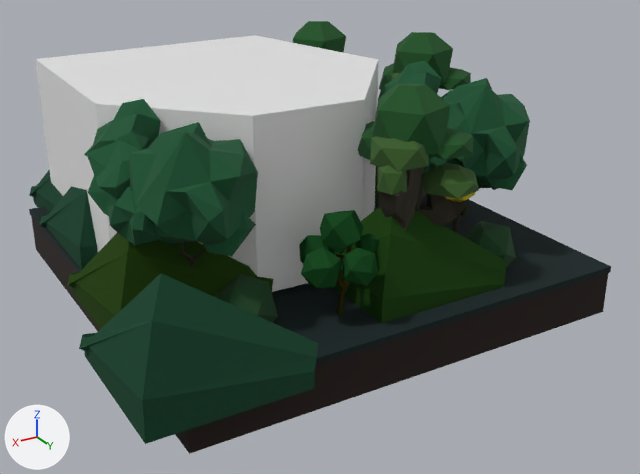
The Blender file Blender Files/smfm room 2.blend: old version first, new version second.
The view is the same before and after, from a 50 mm lens placed at (6.62, 11.74, 7.05), pointed at (-0.17, 0.42, 1.39). Arrows for +X, +Y and +Z are at lower left; the lights stay in place.
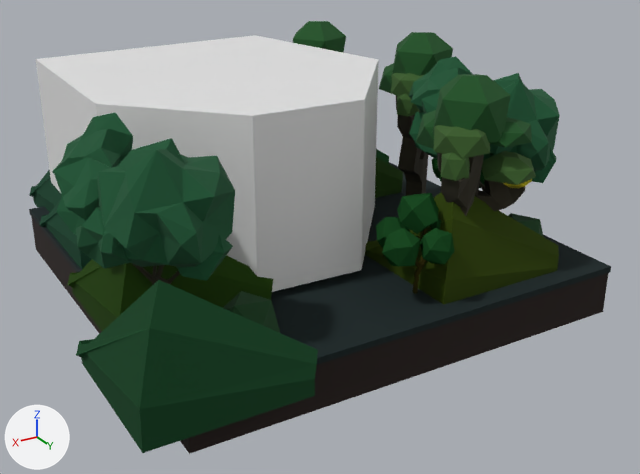
The change, as a list of edits to the scene's bpy script:
```text
Change ob_bush:
    ob_bush.location: (-1.92, 2.45, 1.53) -> (-2.54, 2.45, 1.53)
Change ob_bush_001:
    ob_bush_001.location: (2.1, 2.24, 1.53) -> (2.31, 2.71, 1.53)
Change ob_trunk:
    ob_trunk.location: (4.689, 0.0, 0.0) -> (7.385, 0.0, 0.0)
Change ob_crown:
    ob_crown.location: (4.354, 4.206, 9.525) -> (7.05, 4.206, 9.525)
Change ob_trunk_001:
    ob_trunk_001.location: (-15.47, 0.0, 0.0) -> (-17.85, -2.042, 0.0)
Change ob_crown_001:
    ob_crown_001.location: (-15.81, 4.206, 9.525) -> (-18.19, 2.165, 9.525)
Change ob_icosphere_010:
    ob_icosphere_010.location: (-2.659, -6.44, 3.508) -> (-0.867, -6.44, 3.508)
Change ob_icosphere_012:
    ob_icosphere_012.location: (-3.557, -7.691, 3.141) -> (-1.765, -7.691, 3.141)
Change ob_icosphere_013:
    ob_icosphere_013.location: (-1.717, -7.797, 2.557) -> (0.0746, -7.797, 2.557)
Change ob_icosphere_014:
    ob_icosphere_014.location: (-1.887, -7.681, 2.76) -> (-0.0952, -7.681, 2.76)
Change ob_icosphere_015:
    ob_icosphere_015.location: (-2.053, -7.599, 3.701) -> (-0.261, -7.599, 3.701)
Change ob_icosphere_016:
    ob_icosphere_016.location: (-3.196, -7.444, 3.658) -> (-1.405, -7.444, 3.658)
Change ob_icosphere_017:
    ob_icosphere_017.location: (-2.744, -7.173, 4.133) -> (-0.953, -7.173, 4.133)
Change ob_cube_001:
    ob_cube_001.location: (-2.744, -7.173, 0.0836) -> (-0.953, -7.173, 0.0836)
Change ob_cube_004:
    ob_cube_004.location: (3.03, 2.74, 1.11) -> (3.11, 2.88, 1.11)
Change ob_cube_016:
    ob_cube_016.location: (-0.55, 2.09, 1.11) -> (-1.61, 2.09, 1.11)
Change ob_trunk_002:
    ob_trunk_002.location: (0.19, 0.0, 0.377) -> (0.989, 0.0, 0.377)
```

Changed parts and their boxes (x1, y1, x2, y2) in the pictures (640 x 474 px):
'Cube.004', moved: before (79, 273, 318, 444); after (76, 280, 318, 453)
'Crown.001', moved: before (84, 99, 258, 257); after (52, 113, 235, 281)
'Cube.016', moved: before (332, 207, 506, 323); after (365, 193, 559, 304)
'Crown', moved: before (378, 61, 530, 190); after (409, 56, 560, 183)
'Icosphere.017', moved: before (370, 83, 450, 155); after (432, 74, 511, 143)
'Cube.001', moved: before (377, 166, 469, 231); after (437, 152, 525, 216)
'Icosphere.016', moved: before (370, 136, 429, 172); after (434, 125, 490, 159)
'Icosphere.014', moved: before (422, 163, 479, 199); after (482, 151, 536, 185)
'Leaves.004', moved: before (320, 210, 363, 253); after (397, 193, 439, 234)
'Leaves.001', moved: before (301, 247, 343, 288); after (382, 228, 421, 267)
'Bush.001', moved: before (215, 274, 278, 322); after (223, 291, 280, 333)
'Leaves.002', moved: before (342, 248, 378, 286); after (420, 228, 454, 265)
'Icosphere.015', moved: before (429, 128, 473, 160); after (490, 117, 532, 147)
'Bush', moved: before (465, 221, 516, 268); after (508, 213, 544, 237)
'Icosphere.012', moved: before (377, 165, 407, 195); after (441, 152, 470, 181)
'Leaves', moved: before (299, 235, 335, 264); after (376, 217, 410, 248)
'Icosphere.010', moved: before (358, 121, 374, 160); after (416, 110, 436, 149)
'Trunk.002', moved: before (334, 246, 352, 315); after (412, 227, 428, 293)
'Trunk.001', moved: before (179, 242, 206, 267); after (133, 264, 180, 285)
'Leaves.003', moved: before (355, 233, 379, 253); after (430, 219, 441, 230)
'Icosphere.013', moved: before (445, 192, 475, 202); after (503, 179, 532, 188)
'Trunk', moved: before (452, 181, 485, 234); after (479, 182, 485, 191)
'Cube.005', unchanged, covered by the edit: before (39, 186, 98, 269); after (39, 201, 92, 269)
'Cube.010', unchanged, uncovered by the edit: before (421, 187, 426, 200); after (396, 95, 428, 196)
